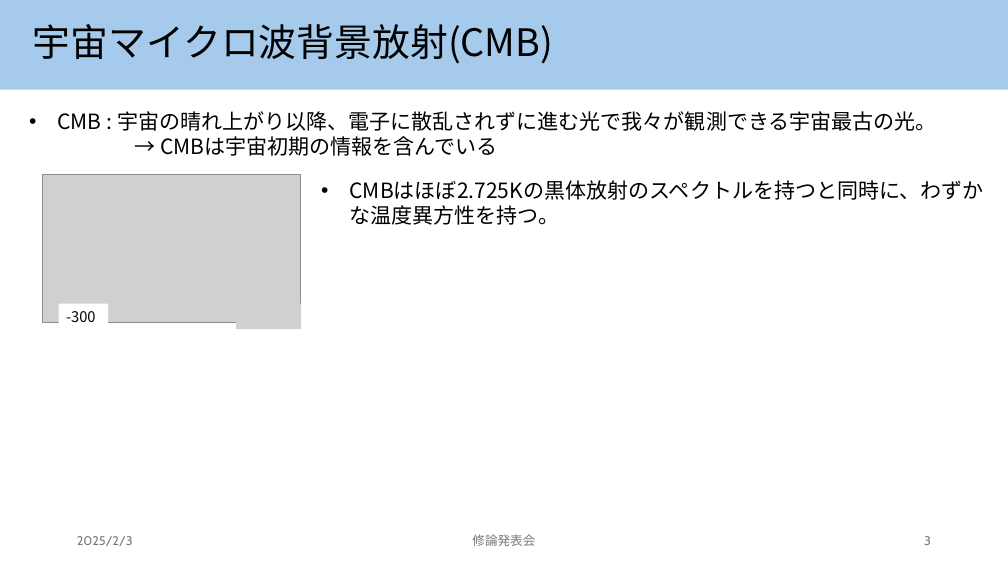
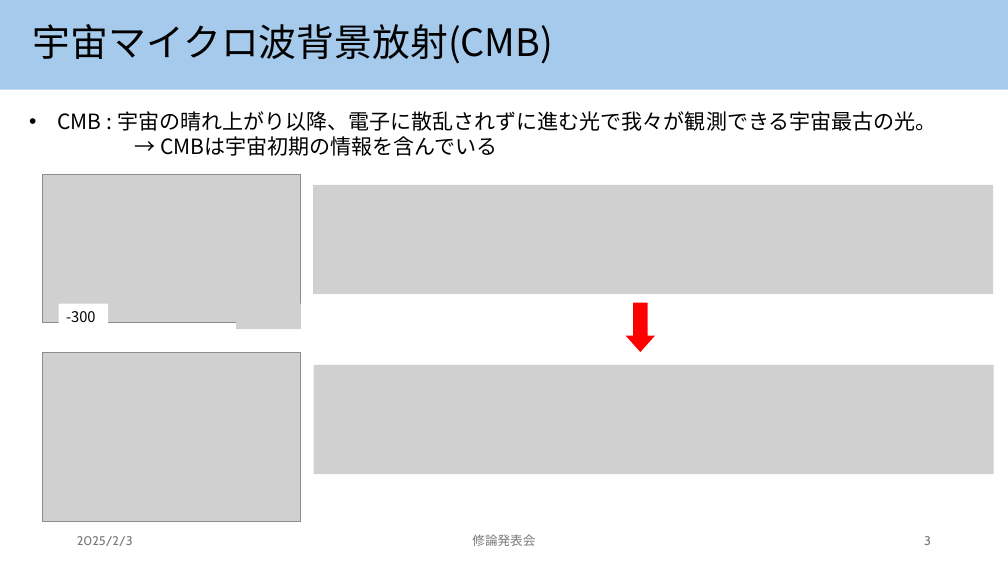
Before and after one commit to keisuke0821/master_thesis, a slide deck: slide 3 of mt_presentation.pptx. Drawn at 1008x567 pixels with LibreOffice and Linux fonts; fonts in the diff are those of the drawing; grey boxes stand for pictures. Boxes give left, top, right and bottom in pixels: in the first picture for what was removed or moved away, otherwise in the second. Text is boxed around its words. In the diff, an @@ line names an element or a change of style, - is before the commit and + after.

Commit message:
Commit at 2025-01-26 17:30:01

```diff
--- a/mt_presentation.pptx
+++ b/mt_presentation.pptx
@@ picture added at (313,185,993,295) @@
@@ text removed at (350,180,984,225) @@
-• CMBはほぼ2.725Kの黒体放射のスペクトルを持つと同時に、わずかな温度異方性を持つ。
@@ up arrow added at (628,303,653,351), fill #FF0000, outline #FF0000 1.5 pt @@
@@ picture added at (42,353,301,522) @@
@@ picture added at (314,365,994,475) @@
```
Also in this commit, not shown: 1 other slide changed.
